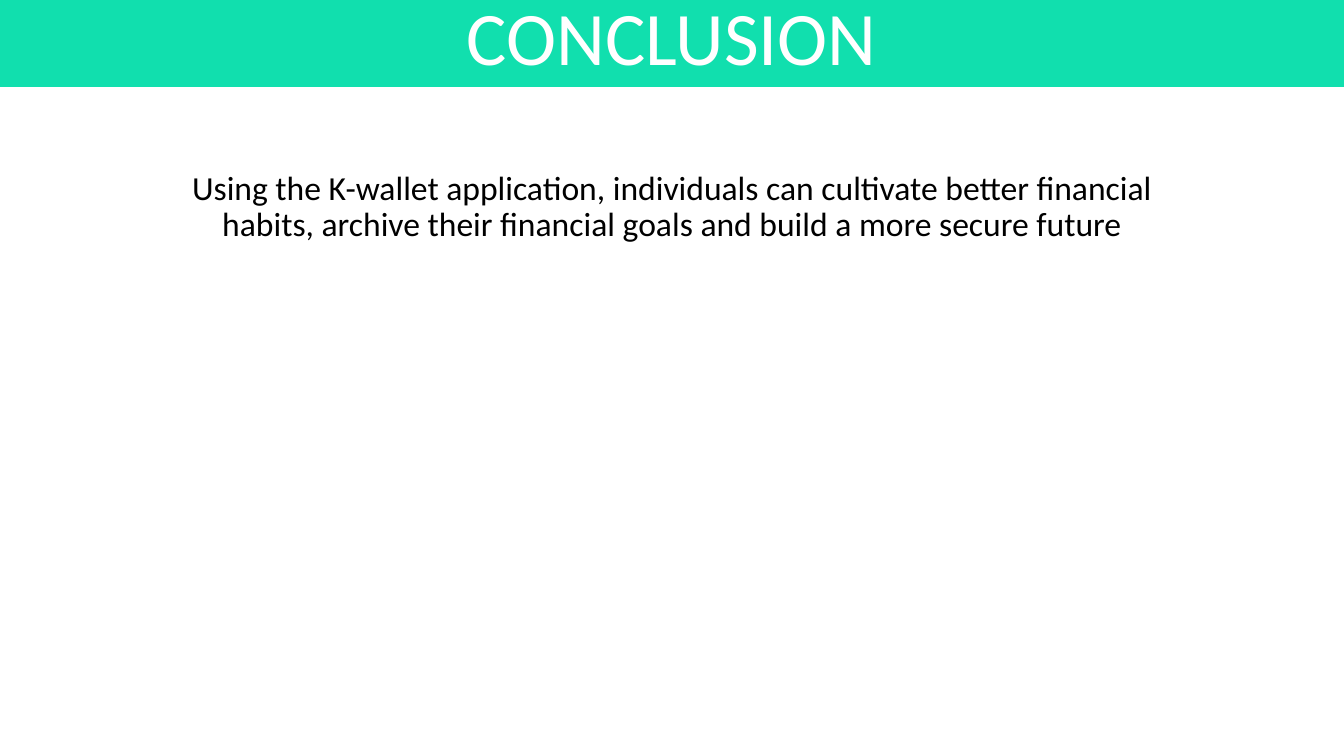
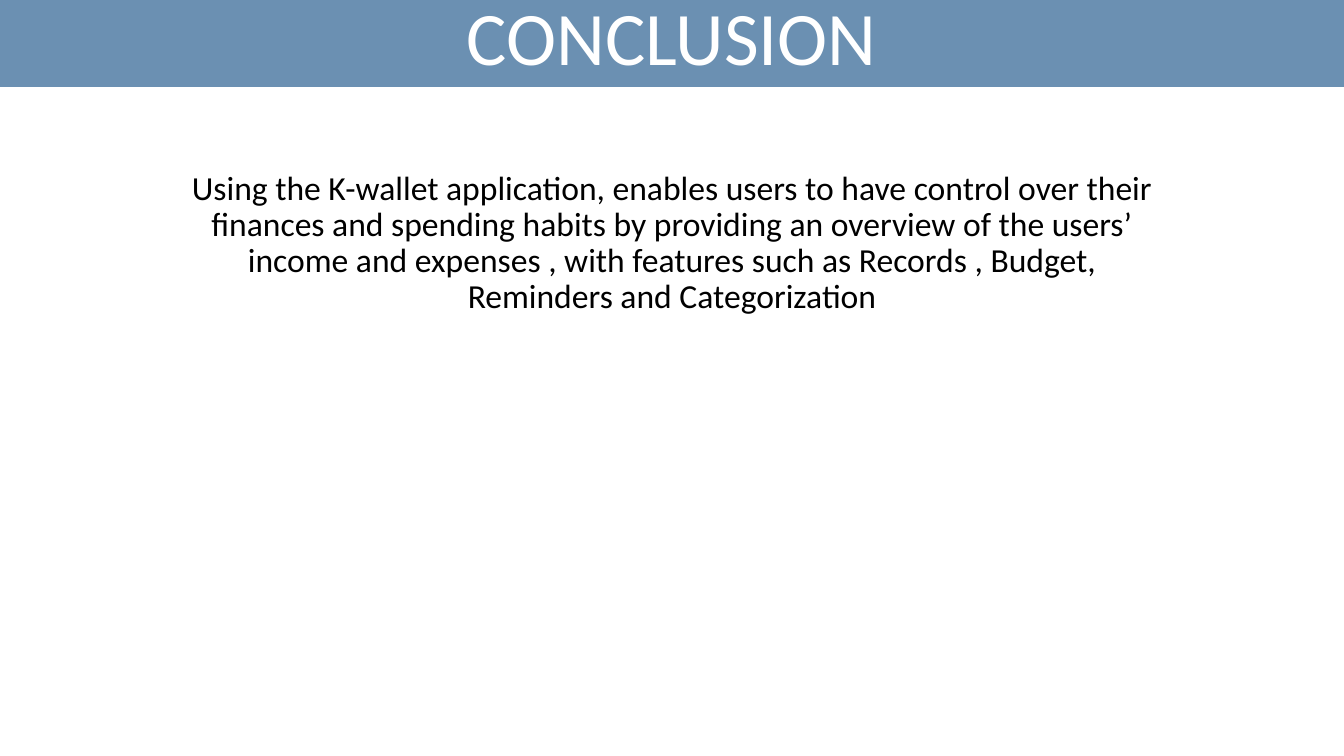
Before and after one commit to kanzuesther/level-2-report-and-diagrams, a slide deck: slide 18 of Presentation1.pptx (slide 17 before the commit). Drawn at 1344x756 pixels with LibreOffice and Linux fonts; fonts in the diff are those of the drawing. Boxes give left, top, right and bottom in pixels: in the first picture for what was removed or moved away, otherwise in the second. Text is boxed around its words. In the diff, an @@ line names an element or a change of style, - is before the commit and + after.

Commit message:
presentation complete

```diff
--- a/Presentation1.pptx
+++ b/Presentation1.pptx
@@ title "CONCLUSION" at <box>0,0,1344,87</box>: fill #11DFAE to #6B90B2 @@
@@ subtitle at <box>192,176,1152,314</box>: text changed @@
-Using the K-wallet application, individuals can cultivate better financial habits, archive their financial goals and build a more secure future
+Using the K-wallet application, enables users to have control over their finances and spending habits by providing an overview of the users’ income and expenses , with features such as Records , Budget, Reminders and Categorization
```
Also in this commit, not shown: 4 other slides changed, 1 slide added.
